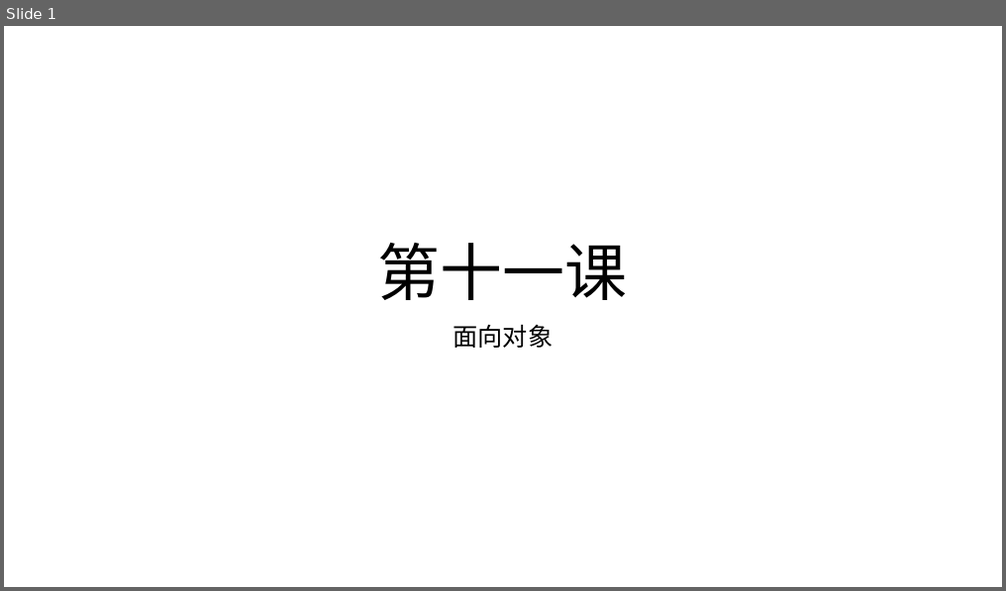
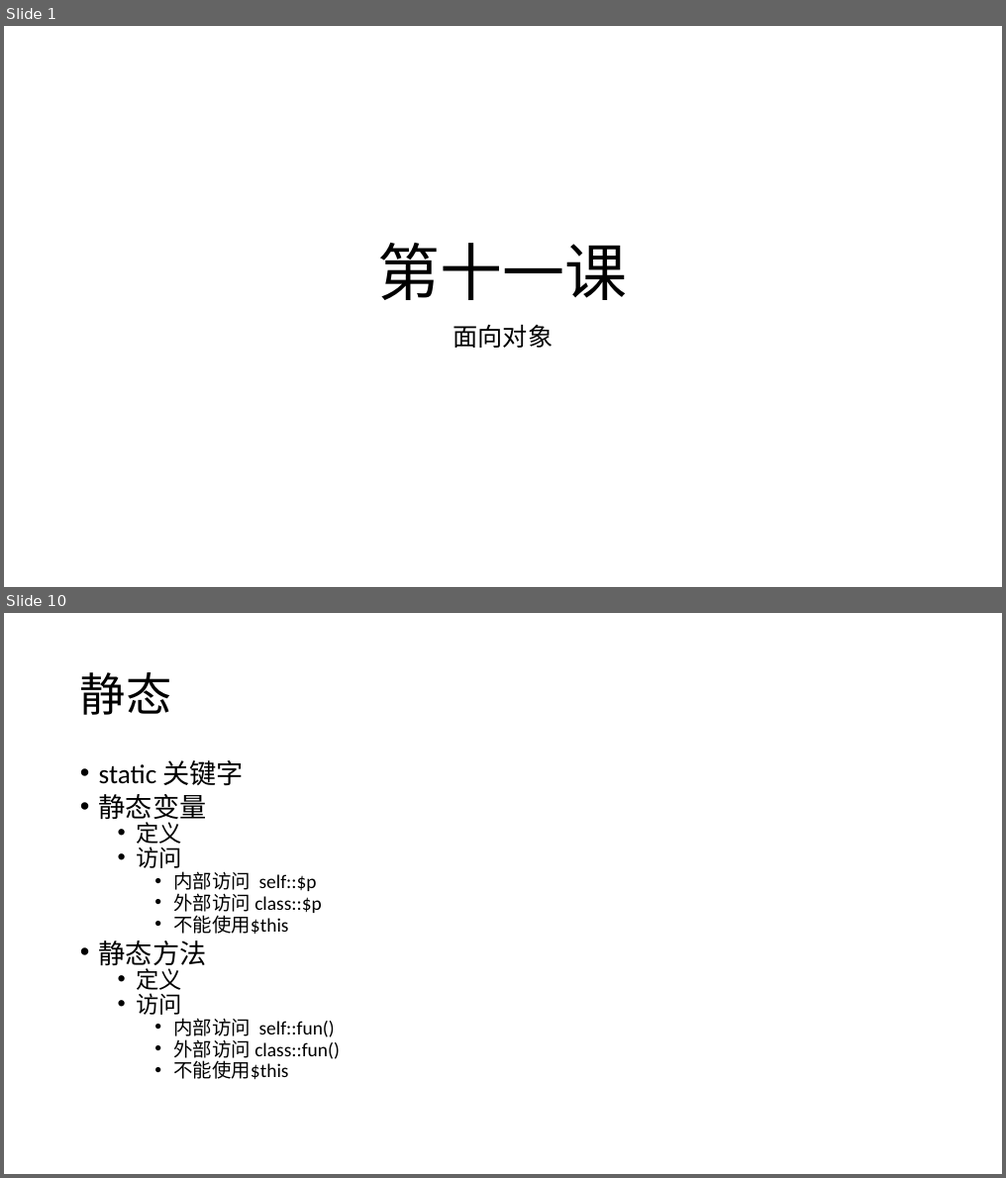
Before and after one commit to zhan3333/php-example, a slide deck: doc/ppt/第十一课-php面向对象.pptx. Shown one above the other, each under a label of ours: slide 1 before the commit, slides 1 and 10 after it; the slides between them are not shown. The pictures are 1006x591 and 1006x1178 pixels, drawn with LibreOffice and Linux fonts; fonts in the diff are those of the drawing. Boxes give left, top, right and bottom in pixels: in the first picture for what was removed or moved away, otherwise in the second. Text is boxed around its words. In the diff, an @@ line names an element or a change of style, - is before the commit and + after.

```diff
--- a/doc/ppt/第十一课-php面向对象.pptx
+++ b/doc/ppt/第十一课-php面向对象.pptx
@@ slide 10 added at [4,613,1002,1174], background #FFFFFF @@
@@ title added at [80,672,171,715], 44 pt, text #000000 @@
+静态
@@ text added at [99,761,340,1079], 18.5 pt, text #000000 @@
+• static 关键字
+• 静态变量
+  • 定义
+  • 访问
+    • 内部访问 self::$p
+    • 外部访问 class::$p
+    • 不能使用$this
+• 静态方法
+  • 定义
+  • 访问
+    • 内部访问 self::fun()
+    • 外部访问 class::fun()
+    • 不能使用$this
```
Also in this commit, not shown: 8 other slides added, 8 other files.
